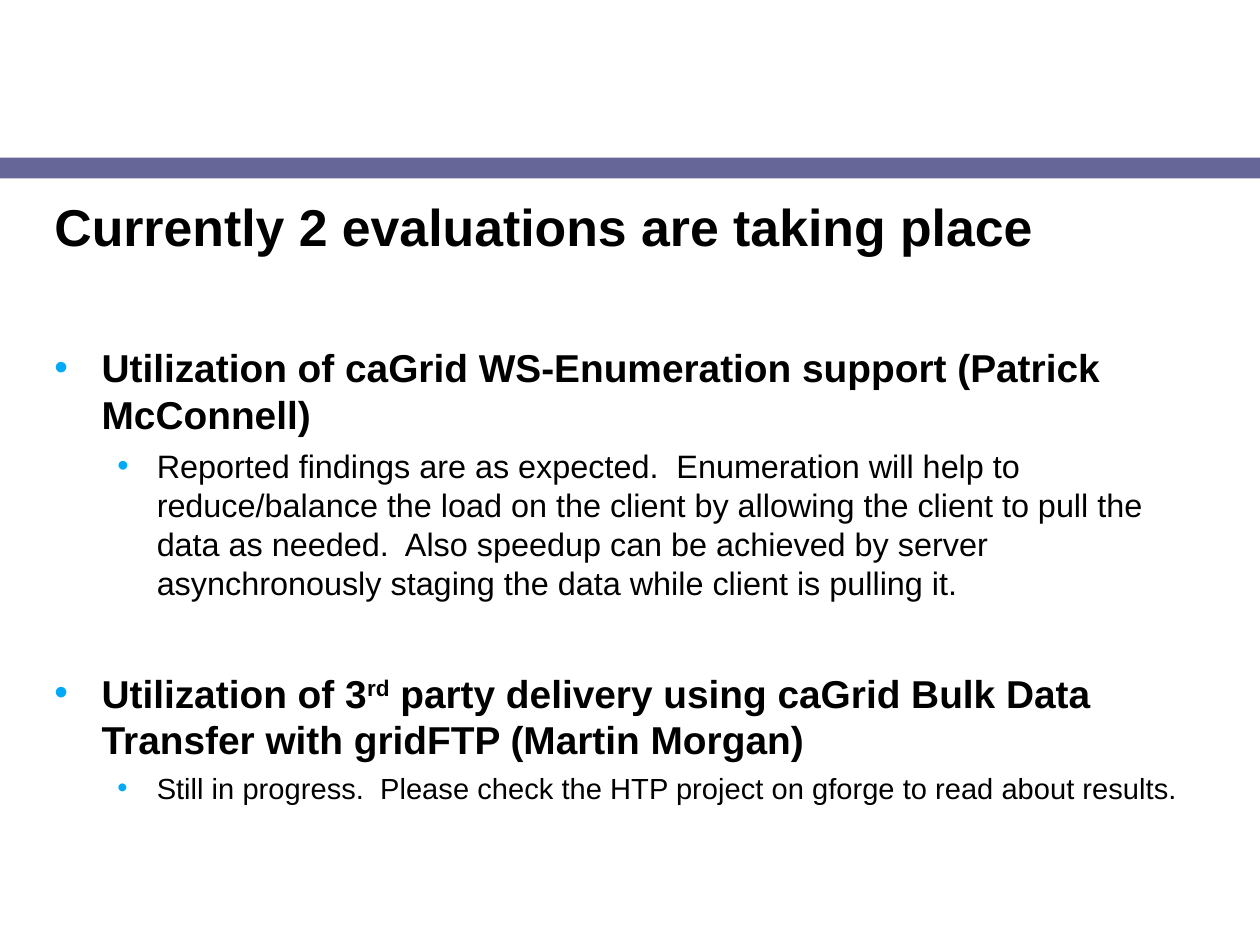
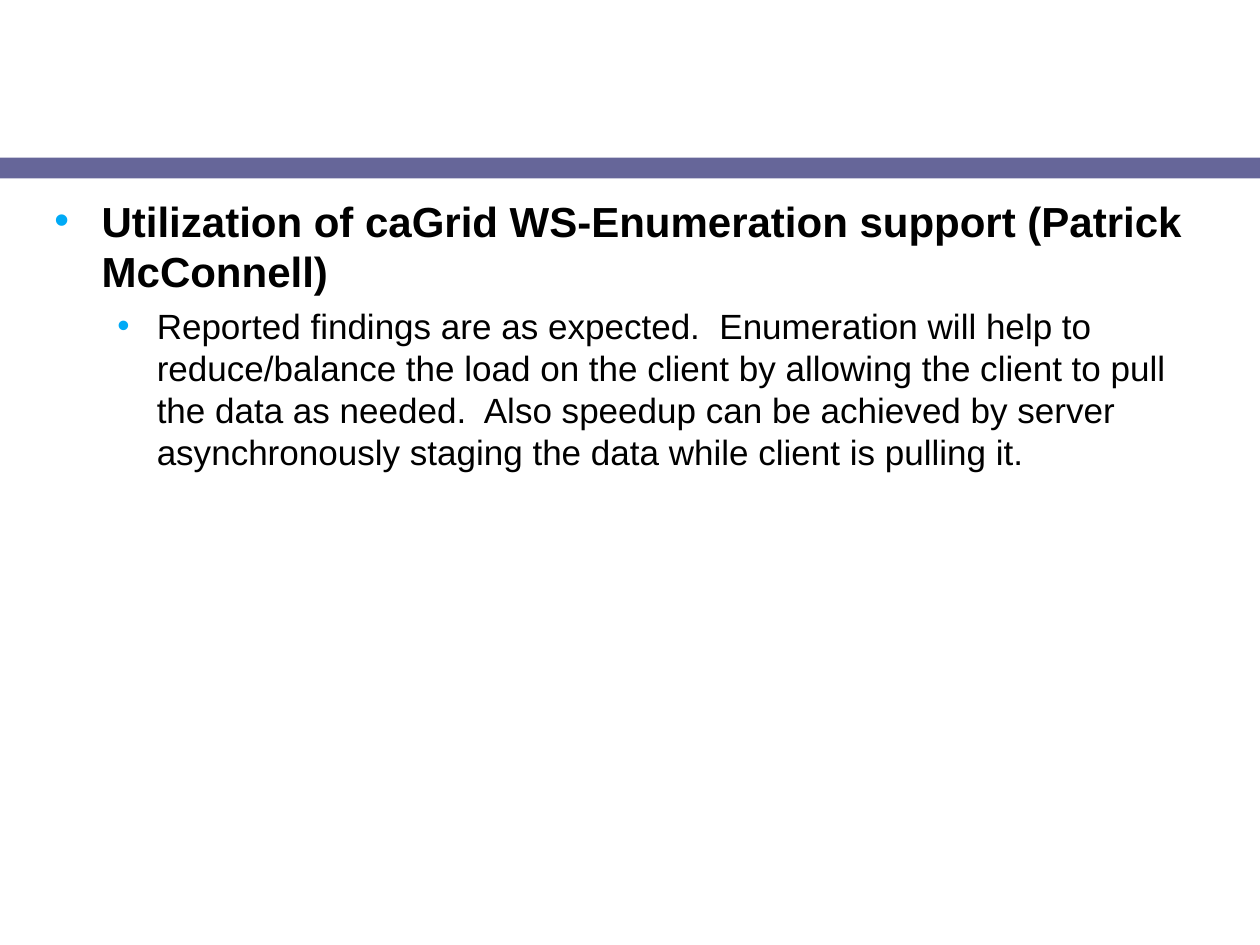
Before and after one commit to NCIP/cagrid-portal, a slide deck: slide 7 of cagrid-1-0/Documentation/presentations/200708_VCDE_ARCH/20070807_Day2_ICR-HTP-update.ppt (slide 6 before the commit). Drawn at 1260x945 pixels with LibreOffice and Linux fonts; fonts in the diff are those of the drawing; background and template pictures are left out. Boxes give left, top, right and bottom in pixels: in the first picture for what was removed or moved away, otherwise in the second. Text is boxed around its words. In the diff, an @@ line names an element or a change of style, - is before the commit and + after.

```diff
--- a/cagrid-1-0/Documentation/presentations/200708_VCDE_ARCH/20070807_Day2_ICR-HTP-update.ppt
+++ b/cagrid-1-0/Documentation/presentations/200708_VCDE_ARCH/20070807_Day2_ICR-HTP-update.ppt
@@ text "Utilization of caGrid WS-Enumeration support ..." at (x1=102, y1=206, x2=1181, y2=472): size 22.2 to 24 pt in "Utilization of caGrid WS-Enumeration support (Patrick McConn ..."; size 18.5 to 20 pt in "Reported findings are as expected. Enumeration will ..." @@
@@ text at (x1=54, y1=208, x2=1032, y2=257): paragraph removed @@
-Currently 2 evaluations are taking place
@@ text at (x1=102, y1=680, x2=1176, y2=804): paragraphs removed @@
-• Utilization of 3rd party delivery using caGrid Bulk Data Transfer with gridFTP (Martin Morgan)
-  • Still in progress. Please check the HTP project on gforge to read about results.
```
Also in this commit, not shown: 4 other slides changed, 4 slides added, 1 slide removed.
